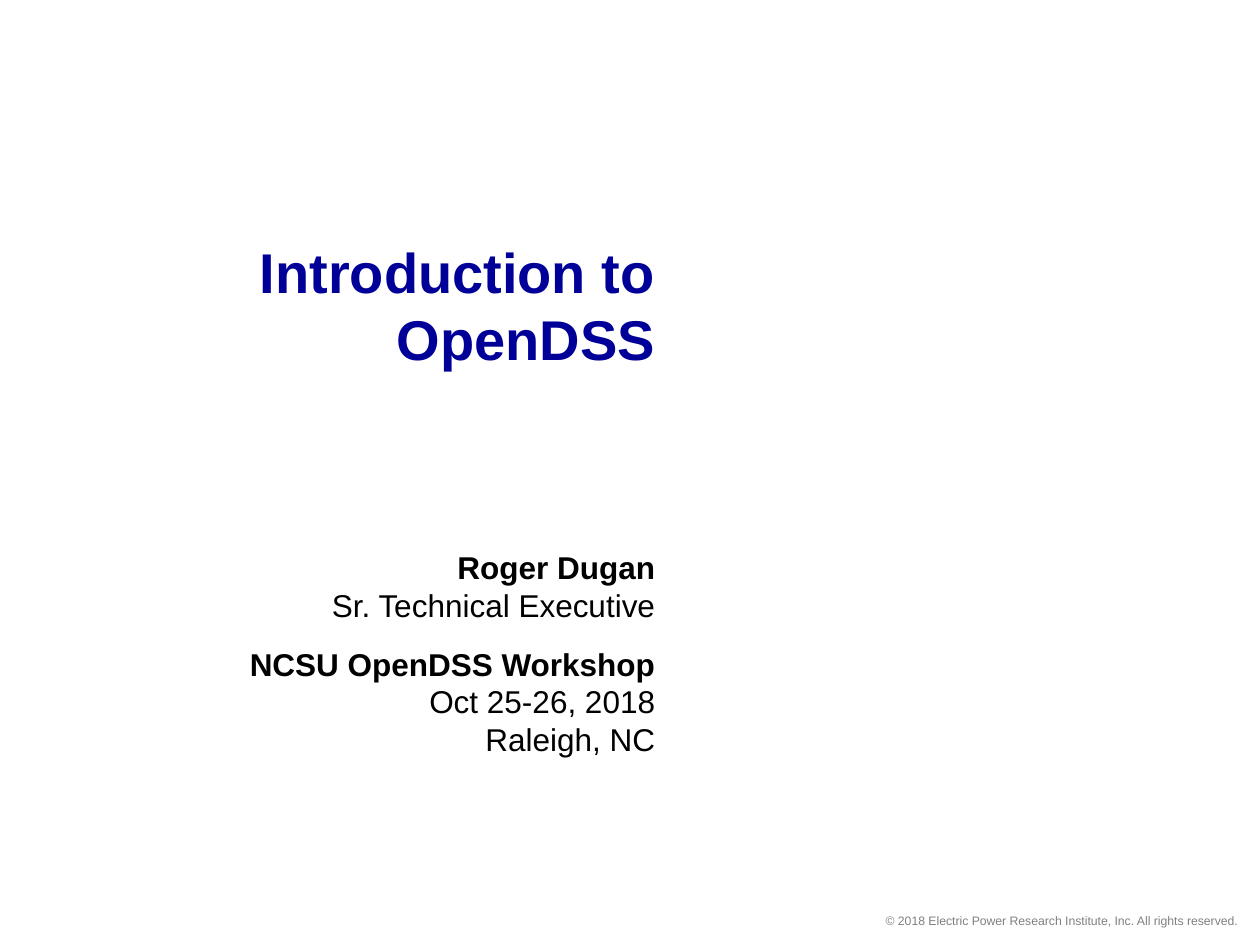
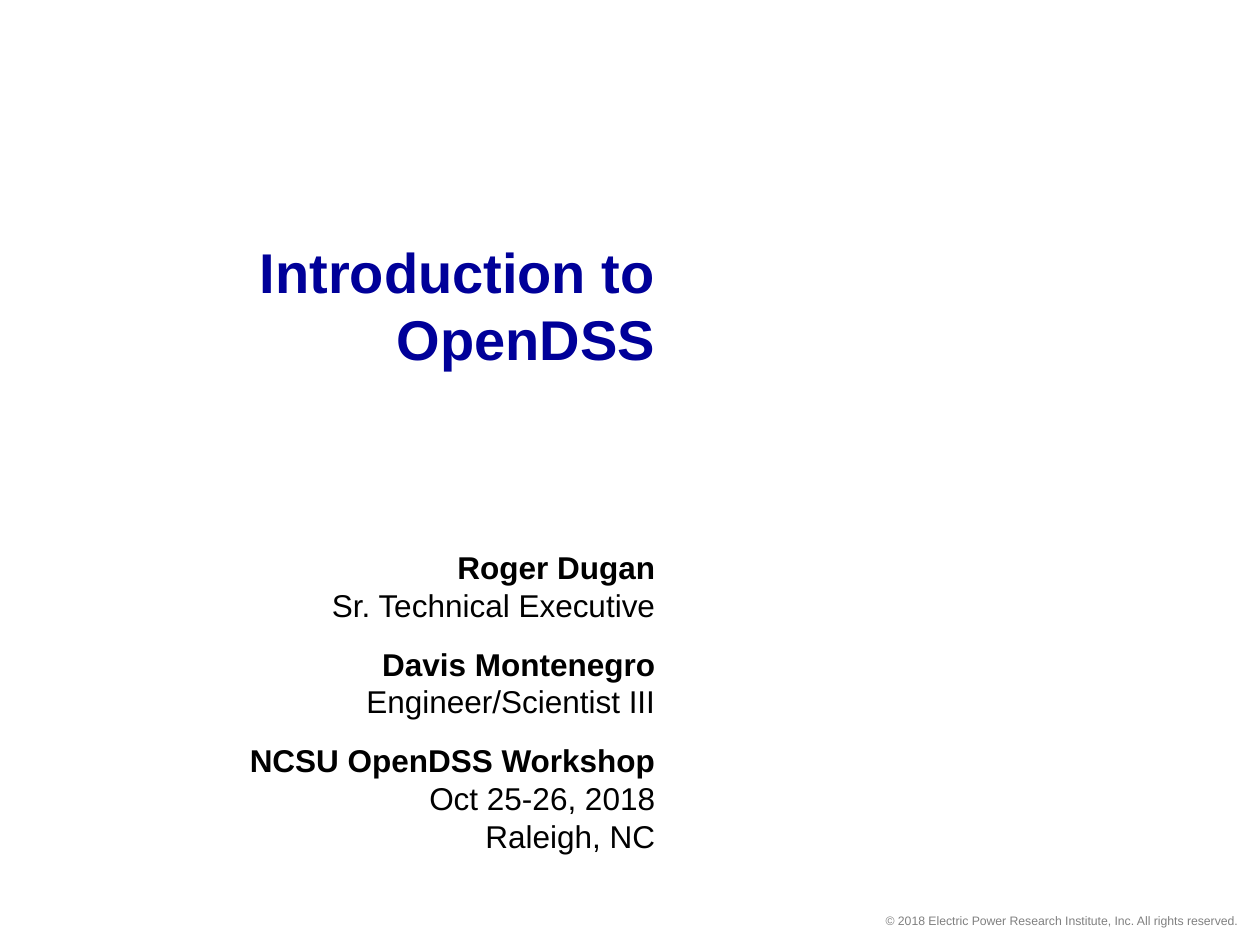
Before and after one commit to dss-extensions/opendss-svn-mirror, a slide deck: slide 1 of trunk/Training/NCSU-2018/Intro to OpenDSS.pptx. Drawn at 1260x945 pixels with LibreOffice and Linux fonts; fonts in the diff are those of the drawing; background and template pictures are left out. Boxes give left, top, right and bottom in pixels: in the first picture for what was removed or moved away, otherwise in the second. Text is boxed around its words. In the diff, an @@ line names an element or a change of style, - is before the commit and + after.

Commit message:
rev 2

```diff
--- a/trunk/Training/NCSU-2018/Intro to OpenDSS.pptx
+++ b/trunk/Training/NCSU-2018/Intro to OpenDSS.pptx
@@ subtitle at box(366, 653, 655, 719): paragraph added @@
+Davis Montenegro
+Engineer/Scientist III
```
Also in this commit, not shown: 1 slide added.
